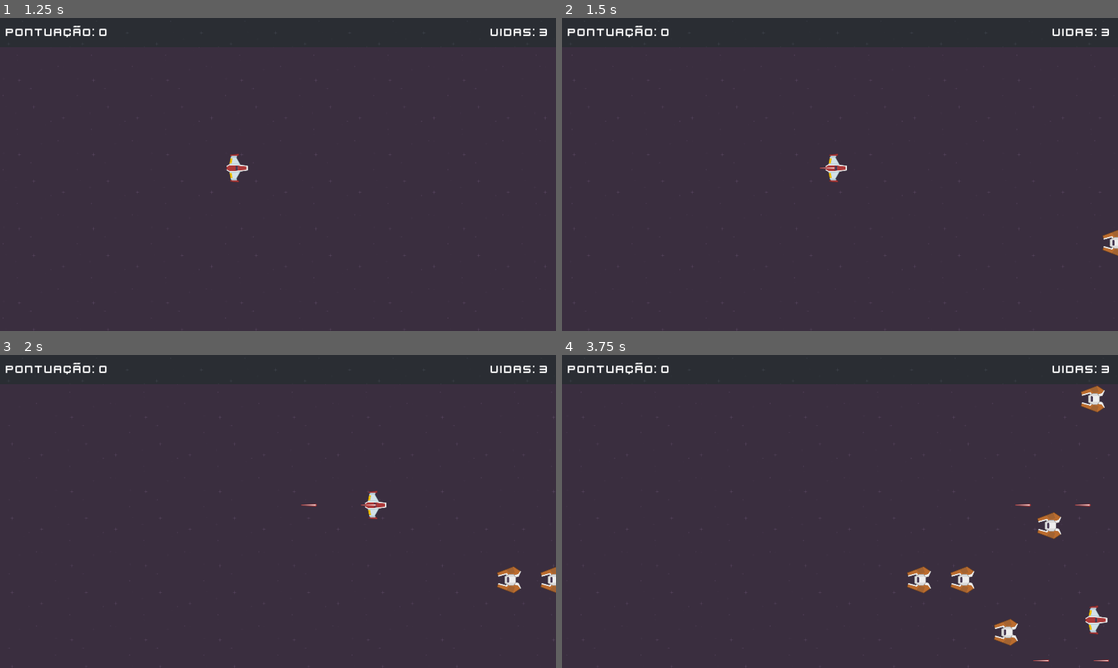
Above: before the commit, frames 1-4 (two rows, left to right).
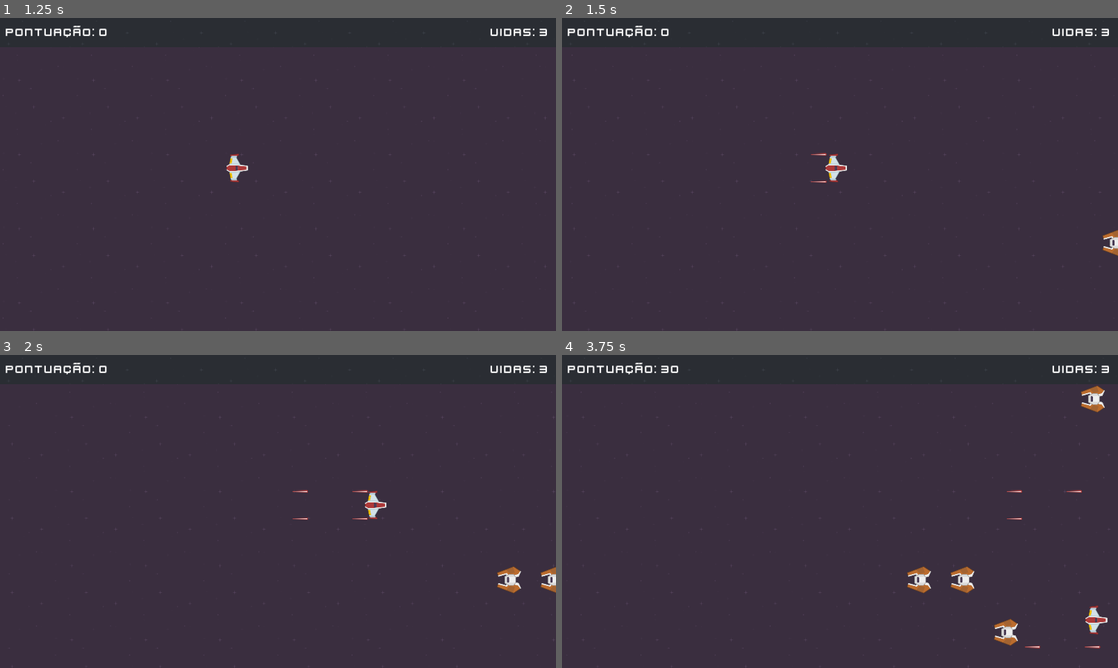
Above: after the commit, the same moments.

Repository: Faladr4do/SpaceShooterUdemy
Game: Godot game, scene res://cenas/menu_principal.tscn
Two runs of this game, one before a commit and one after it. Both use one fixed random seed, a clock stepped at 60 frames per second and the inputs below.
Inputs (mouse positions are in pixels of both pictures, inside the frame that each line leads up to):
- Up to frame 1 (1.25 s): click "Jogar" at 0.5 s
- Up to frame 2 (1.5 s): move the mouse to (962, 158) at 1.27 s; press the mouse at (962, 158) at 1.28 s; hold D (direita) from 1.28 s (still down)
- Up to frame 3 (2 s): keep holding D (direita)
- Up to frame 4 (3.75 s): move the mouse to (728, 527) at 2.02 s; release D (direita) at 2.03 s; release the mouse at (728, 527) at 2.03 s; hold S (baixo) 2.03-2.78 s; click (728, 527) at 2.1 s; move the mouse to (895, 442) at 2.77 s; press the mouse at (895, 442) at 2.78 s; hold D (direita) 2.78-3.53 s; move the mouse to (812, 574) at 3.52 s; release the mouse at (812, 574) at 3.53 s; hold W (cima) from 3.53 s (still down); click (812, 574) at 3.6 s

Frame 1 is identical in both runs. In frame 2, less than 0.1% of the frame differs, in the area x 44-50%, y 43-53%; in frame 3, 0.1%; in frame 4, 0.4%, in the area x 17-99%, y 3-98%.

Commit message:
Power Up e Double Gun

Diff:
--- /dev/null
+++ b/Space Shooter/PowerUp.gd
@@ -0,0 +1,12 @@
+extends Area2D
+
+@export var velocidade : float = 250
+
+
+
+func _on_area_shape_entered(area_rid, area, area_shape_index, local_shape_index):
+	area.power_up = true
+	queue_free()
+
+func _on_visible_on_screen_notifier_2d_screen_exited():
+	queue_free()
--- a/Space Shooter/cenas/inimigo.tscn
+++ b/Space Shooter/cenas/inimigo.tscn
@@ -1,7 +1,8 @@
-[gd_scene load_steps=4 format=3 uid="uid://dqlld8hoxc2ma"]
+[gd_scene load_steps=5 format=3 uid="uid://dqlld8hoxc2ma"]
 
 [ext_resource type="Script" path="res://scripts/inimigo.gd" id="1_336h1"]
 [ext_resource type="Texture2D" uid="uid://dl3sjru2pwei6" path="res://kenney_space-shooter-redux/PNG/Enemies/enemyRed1.png" id="1_m7bno"]
+[ext_resource type="PackedScene" uid="uid://bnh8hn41e4f02" path="res://cenas/power_up.tscn" id="2_e4bdy"]
 
 [sub_resource type="CircleShape2D" id="CircleShape2D_ub1uj"]
 radius = 43.0116
@@ -9,6 +10,7 @@
 [node name="Inimigo" type="Area2D"]
 rotation = 1.5708
 script = ExtResource("1_336h1")
+cena_power = ExtResource("2_e4bdy")
 
 [node name="Sprite2D" type="Sprite2D" parent="."]
 texture = ExtResource("1_m7bno")
--- a/Space Shooter/cenas/player.tscn
+++ b/Space Shooter/cenas/player.tscn
@@ -17,3 +17,9 @@
 
 [node name="Marker2D" type="Marker2D" parent="."]
 position = Vector2(-0.00013756, -38)
+
+[node name="DoubleGun" type="Marker2D" parent="."]
+position = Vector2(-47, -7.99983)
+
+[node name="DoubleGun2" type="Marker2D" parent="."]
+position = Vector2(47, -8.00017)
--- /dev/null
+++ b/Space Shooter/cenas/power_up.tscn
@@ -0,0 +1,22 @@
+[gd_scene load_steps=4 format=3 uid="uid://bnh8hn41e4f02"]
+
+[ext_resource type="Script" path="res://PowerUp.gd" id="1_u0n7d"]
+[ext_resource type="Texture2D" uid="uid://c576x1ib2hscm" path="res://kenney_space-shooter-redux/PNG/Power-ups/powerupBlue_bolt.png" id="2_vqt02"]
+
+[sub_resource type="RectangleShape2D" id="RectangleShape2D_gl1r8"]
+size = Vector2(33, 32)
+
+[node name="PowerUp" type="Area2D"]
+script = ExtResource("1_u0n7d")
+
+[node name="Sprite2D" type="Sprite2D" parent="."]
+texture = ExtResource("2_vqt02")
+
+[node name="CollisionShape2D" type="CollisionShape2D" parent="."]
+shape = SubResource("RectangleShape2D_gl1r8")
+
+[node name="VisibleOnScreenNotifier2D" type="VisibleOnScreenNotifier2D" parent="."]
+position = Vector2(27, 0)
+
+[connection signal="area_shape_entered" from="." to="." method="_on_area_shape_entered"]
+[connection signal="screen_exited" from="VisibleOnScreenNotifier2D" to="." method="_on_visible_on_screen_notifier_2d_screen_exited"]
--- a/Space Shooter/scripts/inimigo.gd
+++ b/Space Shooter/scripts/inimigo.gd
@@ -2,8 +2,11 @@
 
 signal atribuir_pontos(pontos)
 
+@onready var cena = $"."
+@export var cena_power : PackedScene
 @export var velocidade : float = 300
 @export var pontos : int = 30
+var power_up = false
 
 func _ready():
 	add_to_group("Inimigo")
@@ -11,14 +14,21 @@
 func _process(delta):
 	global_position.x += -velocidade * delta
 
-
 func _on_visible_on_screen_notifier_2d_screen_exited():
 	queue_free()
 
 func morte():
 	emit_signal("atribuir_pontos", pontos)
+	if power_up:
+		var power_up = cena_power.instantiate()
+		owner.add_child(power_up)
+		power_up.global_position = cena.global_position
+		print(power_up)
+		cena.hide()
 	queue_free()
 
 func _on_body_entered(body):
 	body.levar_dano()
+	if body:
+		power_up = true
 	morte()
--- a/Space Shooter/scripts/player.gd
+++ b/Space Shooter/scripts/player.gd
@@ -24,9 +24,19 @@
 		pode_disparar = false
 		var laser_instanciar = cena_laser.instantiate()
 		owner.add_child(laser_instanciar)
-		laser_instanciar.global_position = $Marker2D.global_position
+		laser_instanciar.global_position = $DoubleGun.global_position
+		laser_instanciar = cena_laser.instantiate()
+		owner.add_child(laser_instanciar)
+		laser_instanciar.global_position = $DoubleGun2.global_position
 		await get_tree().create_timer(0.5).timeout
 		pode_disparar = true
+	#if Input.is_action_pressed("disparar") and pode_disparar:
+		#pode_disparar = false
+		#var laser_instanciar = cena_laser.instantiate()
+		#owner.add_child(laser_instanciar)
+		#laser_instanciar.global_position = $Marker2D.global_position
+		#await get_tree().create_timer(0.5).timeout
+		#pode_disparar = true
 
 	move_and_slide()
 	limitar_player()
